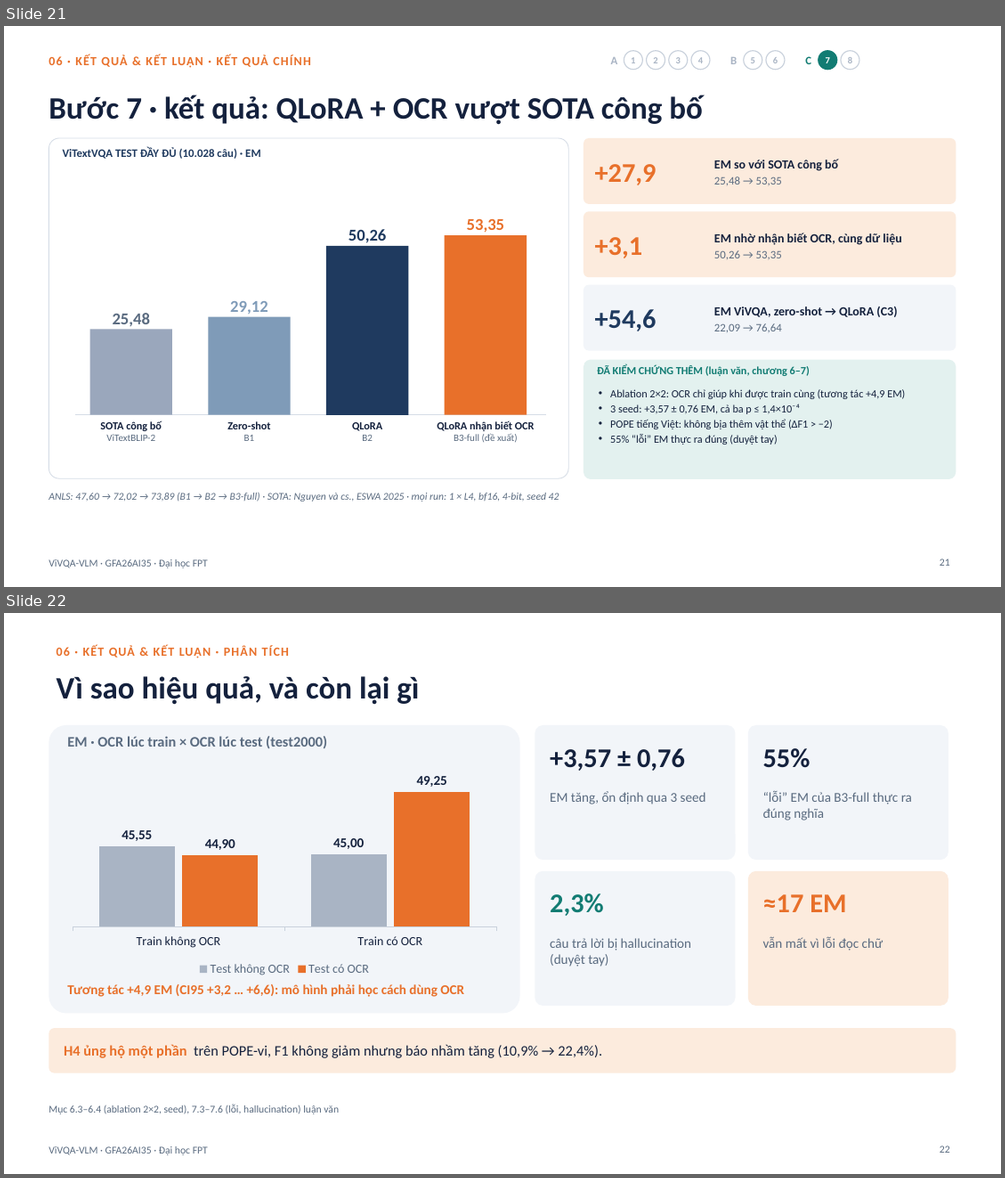
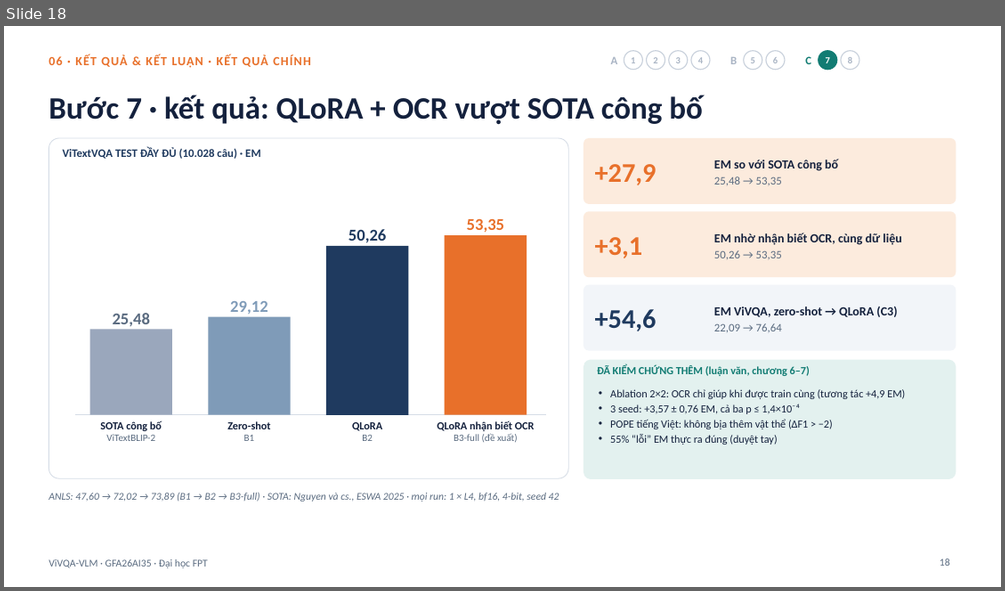
Before and after one commit to PLHGNAOH/ViVQA-VLM, a slide deck: docs/04_slides/KLTN_TV_Short.pptx. Shown one above the other, each under a label of ours: slides 21 and 22 before the commit, slide 18 after it. The pictures are 1005x1178 and 1005x591 pixels, drawn with LibreOffice and Linux fonts; fonts in the diff are those of the drawing; background and template pictures are left out. Boxes give left, top, right and bottom in pixels: in the first picture for what was removed or moved away, otherwise in the second. Text is boxed around its words. In the diff, an @@ line names an element or a change of style, - is before the commit and + after.

```diff
--- a/docs/04_slides/KLTN_TV_Short.pptx
+++ b/docs/04_slides/KLTN_TV_Short.pptx
@@ slide 22 removed at <box>4,613,1001,1174</box>, background #FFFFFF; not listed: 1 template element that a slide beside it also shows @@
@@ text removed at <box>57,645,289,658</box> @@
-06 · KẾT QUẢ & KẾT LUẬN · PHÂN TÍCH
@@ title removed at <box>57,676,419,705</box> @@
-Vì sao hiệu quả, và còn lại gì
@@ rounded rectangle removed at <box>48,725,520,1013</box> @@
@@ text removed at <box>67,736,327,748</box> @@
-EM · OCR lúc train × OCR lúc test (test2000)
@@ rounded rectangle removed at <box>535,725,736,860</box> @@
@@ rounded rectangle removed at <box>748,725,948,860</box> @@
@@ column chart removed at <box>64,763,505,980</box> @@
-categories: Train không OCR, Train có OCR
-Test không OCR: 92, 91
-Test có OCR: 91, 100
@@ text removed at <box>550,748,685,771</box> @@
-+3,57 ± 0,76
@@ text removed at <box>763,748,810,768</box> @@
-55%
@@ text removed at <box>550,791,706,804</box> @@
-EM tăng, ổn định qua 3 seed
@@ text removed at <box>763,790,912,820</box> @@
-“lỗi” EM của B3-full thực ra đúng nghĩa
@@ rounded rectangle removed at <box>535,871,736,1005</box> @@
@@ rounded rectangle removed at <box>748,871,948,1005</box> @@
@@ text removed at <box>550,893,604,916</box> @@
-2,3%
@@ text removed at <box>763,894,846,912</box> @@
-≈17 EM
@@ text removed at <box>550,938,691,966</box> @@
-câu trả lời bị hallucination (duyệt tay)
@@ text removed at <box>763,936,882,950</box> @@
-vẫn mất vì lỗi đọc chữ
@@ text removed at <box>67,984,464,997</box> @@
-Tương tác +4,9 EM (CI95 +3,2 … +6,6): mô hình phải học cách dùng OCR
@@ rounded rectangle removed at <box>48,1028,956,1073</box> @@
@@ text removed at <box>64,1044,602,1058</box> @@
-H4 ủng hộ một phần trên POPE-vi, F1 không giảm nhưng báo nhầm tăng (10,9% → 22,4%).
@@ text removed at <box>48,1104,339,1114</box> @@
-Mục 6.3–6.4 (ablation 2×2, seed), 7.3–7.6 (lỗi, hallucination) luận văn
@@ page number removed at <box>939,1145,950,1152</box> @@
-22
@@ what was slide 21 is now slide 18 @@
@@ page number at <box>939,558,950,565</box>: text changed @@
-21
+18
```
Also in this commit, not shown: 1 slide changed, 4 other slides removed, 1 other file.
